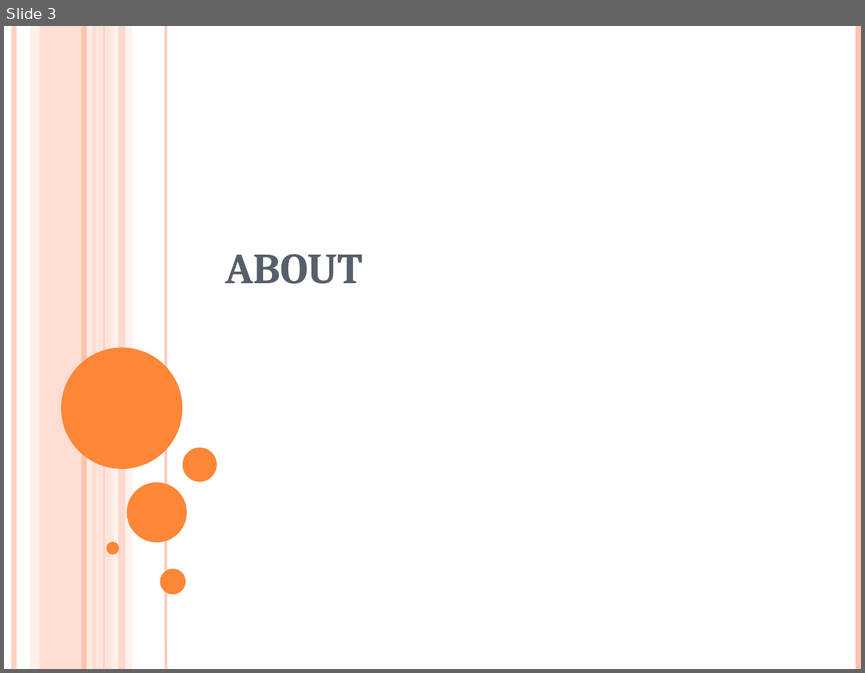
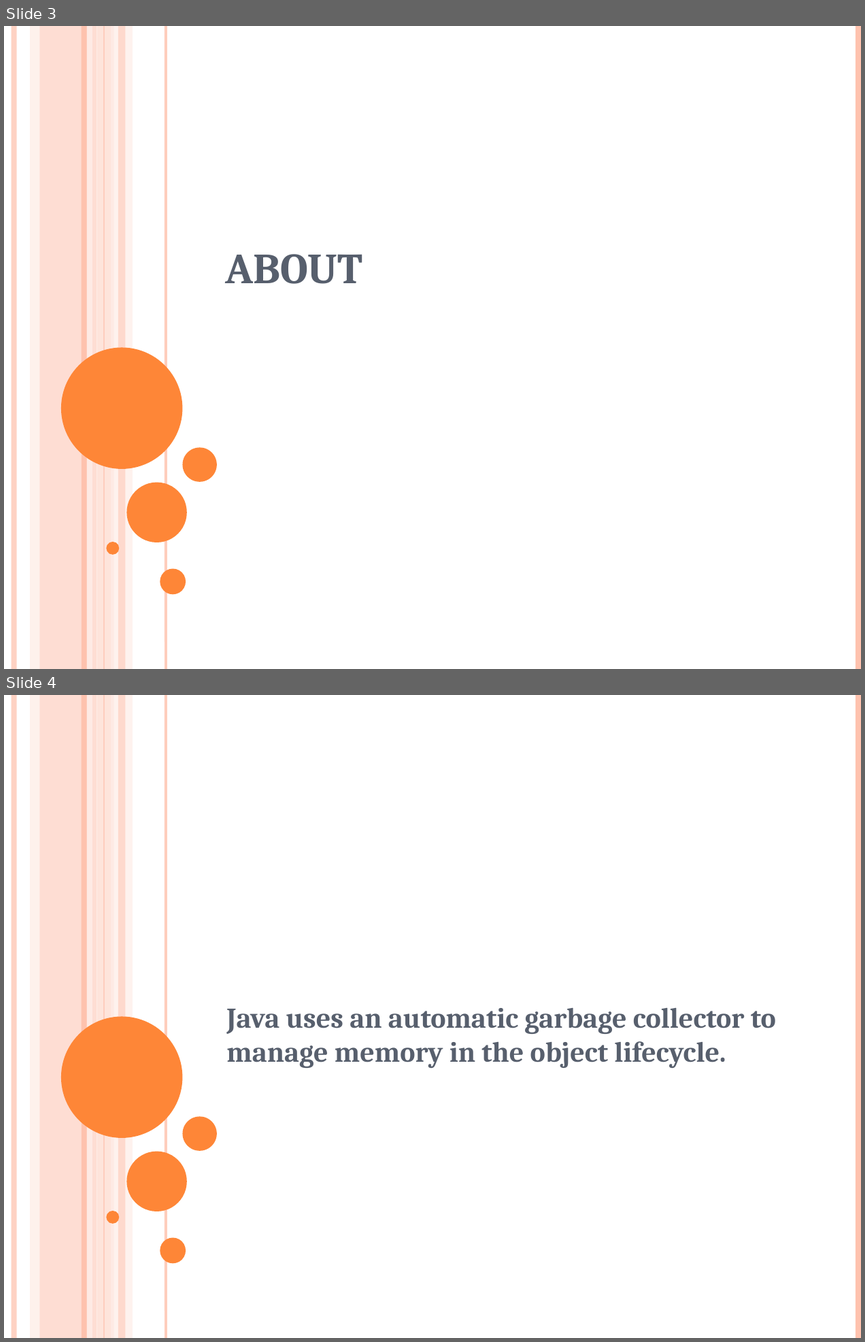
Before and after one commit to surabhi5/instant-ppt, a slide deck: output.pptx. Shown one above the other, each under a label of ours: slide 3 before the commit, slides 3 and 4 after it. The pictures are 865x673 and 865x1342 pixels, drawn with LibreOffice and Linux fonts; fonts in the diff are those of the drawing. Boxes give left, top, right and bottom in pixels: in the first picture for what was removed or moved away, otherwise in the second. Text is boxed around its words. In the diff, an @@ line names an element or a change of style, - is before the commit and + after.

```diff
--- a/output.pptx
+++ b/output.pptx
@@ slide 4 added at box(4, 695, 861, 1338), background #FFFFFF; not listed: 16 template elements that a slide beside it also shows @@
@@ subtitle added at box(226, 1008, 776, 1068), 24 pt, text #575F6D, bold @@
+Java uses an automatic garbage collector to manage memory in the object lifecycle.
```
Also in this commit, not shown: 2 slides changed, 68 other slides added, 111 slides removed, 2 other files.
